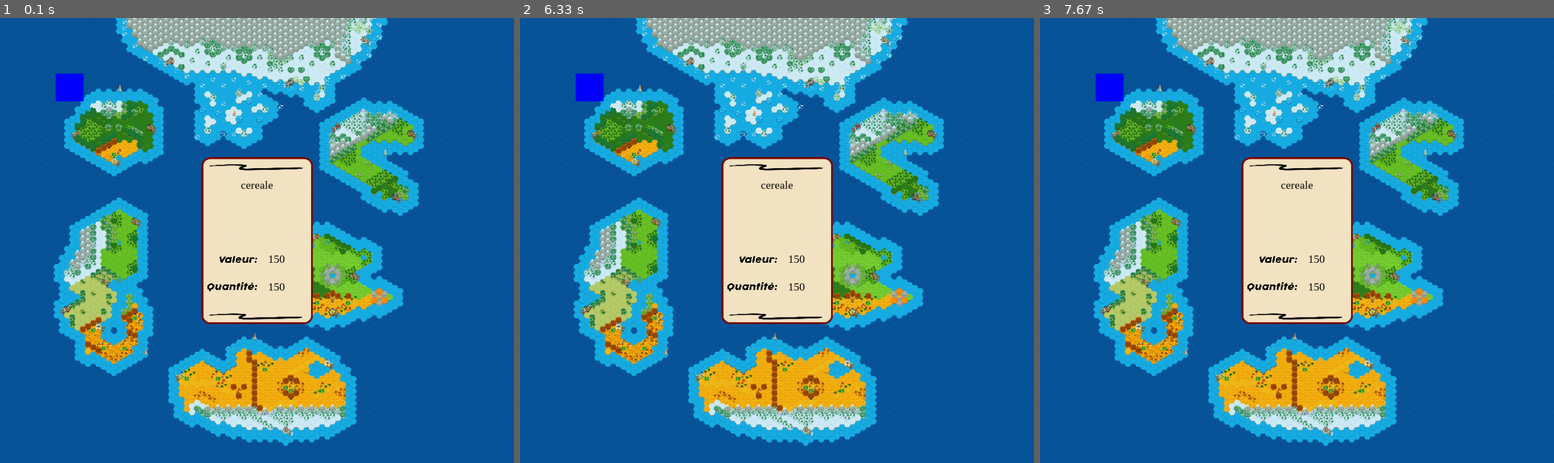
Above: before the commit, frames 1-3 (left to right).
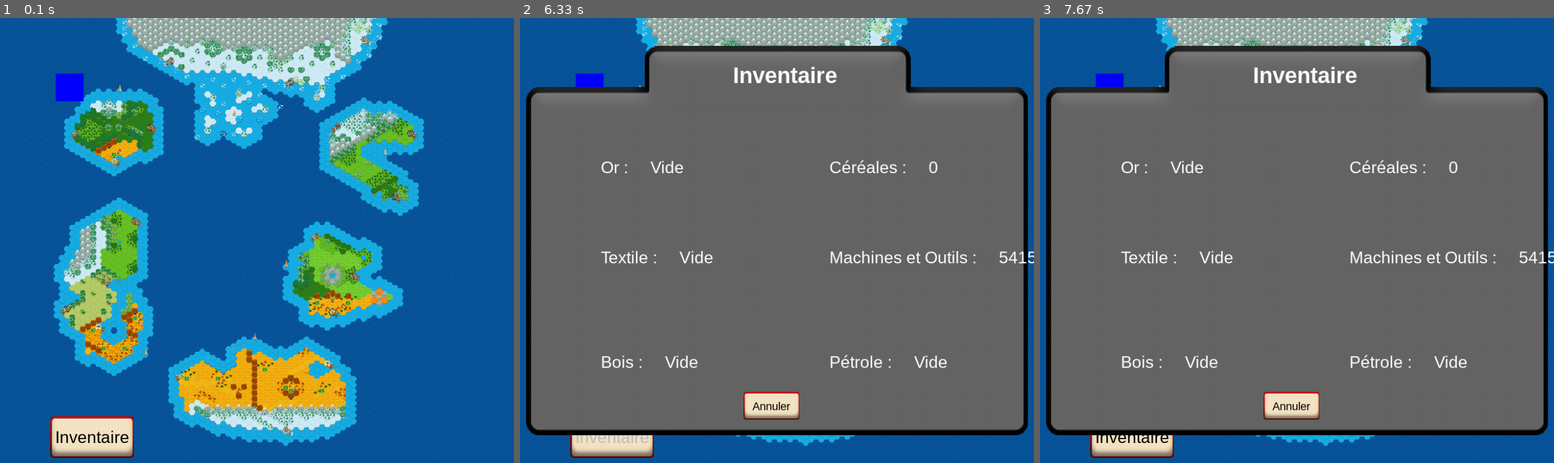
Above: after the commit, the same moments.

Repository: Edixoo/LongCours
Game: pygame game, started from map.py
The game is run twice, just before and just after one commit, with the same random seed, the same clock (stepped at 60 frames per second) and the same inputs.
Inputs (mouse positions are in pixels of both pictures, inside the frame that each line leads up to):
- Up to frame 1 (0.1 s): no input
- Up to frame 2 (6.33 s): click (777, 240) at 0.38 s; click (612, 436) at 6.22 s, where only the run after the commit has a clickable "Inventaire"
- Up to frame 3 (7.67 s): click (1147, 213) at 6.55 s

The runs differ from the first frame. In frame 1, 9.7% of the frame differs, in the area x 9-61%, y 31-99%; in frame 2, 82%, in the area x 1-100%, y 6-99%; in frame 3, 82%.

Commit message:
Ajout Inventaire Graphique + modifs du reste

Diff:
--- a/CartesGraphique.py
+++ b/CartesGraphique.py
@@ -12,10 +12,9 @@
         self.x_pos=posx
         self.y_pos=posy
         self.rect = self.fond.get_rect(center=(self.x_pos, self.y_pos))
-        self.marchandise=marchandise
-        self.text = main_font.render(self.marchandise.nom, True, "black")
+        self.text = main_font.render(marchandise.nom, True, "black")
         self.text_rect = self.text.get_rect(center=(self.x_pos, self.y_pos-100))
-        self.valeur=main_font.render(str(self.marchandise.prix_achat), True, "black")
+        self.valeur=main_font.render(str(marchandise.prix_achat), True, "black")
         self.valeurect=self.valeur.get_rect(center=(self.x_pos+ 35, self.y_pos+33))
         self.quantite=quantite
         self.textquantite=main_font.render(str(self.quantite),True,"black")
--- /dev/null
+++ b/InventaireGraphique.py
@@ -0,0 +1,57 @@
+import pygame
+import inventaire
+from buttons import Button, Cancel
+
+class InventaireGraphique:
+    def __init__(self, screen, inventaire: inventaire.inventaire) -> None:
+        self.screen=screen
+        self.bouton=Button([165, 753], [150, 75], "Inventaire", self.screen, 30)
+        self.inventaire=inventaire
+        self.isclickedinv=False
+        self.cancel=Cancel(451,697, self.screen)
+
+
+    def display(self):
+        self.bouton.display()
+
+    def update(self, position):
+        self.bouton.update(position, "grey")
+        self.cancel.update(position, "grey")
+
+    def checkforInput(self,position):
+        if self.bouton.checkForInput(position)==1:
+            self.isclickedinv=True
+        if self.isclickedinv==True and self.cancel.checkForInput(position):
+            self.isclickedinv=False
+
+    def afficher_inv(self):
+        fond= pygame.image.load("./images/Rectangle.png").convert_alpha()
+        fond=pygame.transform.scale(fond,[900,700])
+        fondrect=fond.get_rect(center=(self.screen.get_width()/2, self.screen.get_height()/2))
+        self.screen.blit(fond,fondrect)
+
+        self.font=pygame.font.SysFont("Arial", 30)
+        self.fonttitre=pygame.font.SysFont("Arial", 40, True)
+
+        self.titre=self.fonttitre.render("Inventaire", True, "white")
+        self.screen.blit(self.titre, [382, 80])
+
+        self.contenu=self.font.render("Or :     " + self.inventaire.getGold(), True, "white")
+        self.screen.blit(self.contenu, [145, 251])
+
+        self.contenu=self.font.render("Textile :     " + self.inventaire.getTextile(), True, "white")
+        self.screen.blit(self.contenu, [145, 413])
+
+        self.contenu=self.font.render("Bois :     " + self.inventaire.getBois(), True, "white")
+        self.screen.blit(self.contenu, [145, 601])
+
+        self.contenu=self.font.render("Céréales :     " + self.inventaire.getCereale(), True, "white")
+        self.screen.blit(self.contenu, [555, 251])
+
+        self.contenu=self.font.render("Machines et Outils :     " + self.inventaire.getMachineOutils(), True, "white")
+        self.screen.blit(self.contenu, [555, 413])
+
+        self.contenu=self.font.render("Pétrole :     " + self.inventaire.getPetrole(), True, "white")
+        self.screen.blit(self.contenu, [555, 601])
+
+        self.cancel.display()
--- a/buttons.py
+++ b/buttons.py
@@ -13,7 +13,7 @@
 		self.rect = self.image.get_rect(center=(self.x_pos, self.y_pos))
 		self.text_input = text_input
 		self.font = pygame.font.SysFont("Arial", text_taille)
-		self.text = self.font.render(self.text_input, True, "white")
+		self.text = self.font.render(self.text_input, True, "black")
 		self.text_rect = self.text.get_rect(center=(self.x_pos, self.y_pos))
 		self.ecran = screen
 
@@ -23,7 +23,15 @@
 
 	def checkForInput(self, position):
 		if position[0] in range(self.rect.left, self.rect.right) and position[1] in range(self.rect.top, self.rect.bottom):
-			print("Button Press!")
+			return 1
+		return 0
+
+
+	def update(self, position, color):
+		if position[0] in range(self.rect.left, self.rect.right) and position[1] in range(self.rect.top, self.rect.bottom):
+			self.text = self.font.render(self.text_input, True, color)
+		else:
+			self.text = self.font.render(self.text_input, True, "black")
 
 class Acheter(Button):
 	def __init__(self, position, screen) -> None:
--- /dev/null
+++ b/cimetiereGraphique.py
@@ -0,0 +1,16 @@
+import pygame
+import cimetiere
+from InventaireGraphique import InventaireGraphique
+
+class CimetiereGraphique:
+
+    def __init__(self, position, cimetiere: cimetiere.cimetiere, screen) -> None:
+        self.screen= screen
+        self.cimetiere=cimetiere
+        self.rect=self.port=pygame.Rect(position[0],position[1],50,50)
+        self.cimeclicked=False
+        self.inventaire= InventaireGraphique(self.screen, self.cimetiere.inventaire[0])
+
+    def checkForInput(self, position):
+        if position[0] in range(self.rect.left, self.rect.right) and position[1] in range(self.rect.top, self.rect.bottom):
+            self.cimeclicked=True
--- a/inventaire.py
+++ b/inventaire.py
@@ -50,43 +50,87 @@
         self.petrole.clear()
         self.textile.clear()
 
+
+    def getGold(self):
+        resultat=0
+        if len(self.gold)==0:
+            return "Vide"
+        for i in self.gold:
+            resultat+=i.qttachete
+        return str(resultat)
+
+    def getTextile(self):
+        resultat=0
+        if len(self.textile)==0:
+            return "Vide"
+        for i in self.textile:
+            resultat+=i.qttachat
+        return str(resultat)
+
+    def getBois(self):
+        resultat=0
+        if len(self.bois)==0:
+            return "Vide"
+        for i in self.bois:
+            resultat+=i.qttachat
+        return str(resultat)
+
+    def getPetrole(self):
+        resultat=0
+        if len(self.gold)==0:
+            return "Vide"
+        for i in self.petrole:
+            resultat+=i.qttachete
+        return str(resultat)
+
+    def getCereale(self):
+        resultat=0
+        for i in self.cereale:
+            resultat+=i.qttachete
+        return str(resultat)
+
+    def getMachineOutils(self):
+        resultat=0
+        for i in self.machine_outils:
+            resultat+=i.qttachete
+        return str(resultat)
+
     def __str__(self) -> str:
-        print("Contenu de l'inventaire:")
         resultat=""
         if len(self.gold)==0:
             resultat+="- Or: Vide \n"
         else:
             resultat+="- Or: \n"
             for i in self.gold:
-                resultat+="     - "+i
+                resultat+="     - "+ str(i)
 
         if(len(self.textile)==0):
             resultat+="- Textile: Vide\n"
         else:
             resultat+="- Textile: \n"
             for i in self.textile:
-                resultat+="     - "+i
+                resultat+="     - "+ str(i)
 
         if(len(self.cereale)==0):
             resultat+="- Cereale: Vide\n"
         else:
             resultat+="- Cereale: \n"
             for i in self.cereale:
-                resultat+="     - "+i
+                resultat+="     - "+ str(i)
 
         if(len(self.bois)==0):
             resultat+="- Bois: Vide\n"
         else:
             resultat+="- Bois: \n"
             for i in self.bois:
-                resultat+="     - "+i
+                resultat+="     - "+ str(i)
 
         if(len(self.machine_outils)==0):
             resultat+="- Machine_outils : Vide\n"
         else:
             resultat+="- Machine_outils \n"
             for i in self.machine_outils:
-                resultat+="     - "+i
+                resultat+="     - "+ str(i)
 
 
         return resultat
--- a/map.py
+++ b/map.py
@@ -1,7 +1,8 @@
 import pygame
 import port
 import portgraphique
-import CartesGraphique
+import InventaireGraphique
+import inventaire
 import marchandises
 
 class Map:
@@ -15,30 +16,47 @@
         porte=port.port(1,"cereale","Le Cap")
         self.lecap=portgraphique.Portgraphique(porte,100,100, self.screen)
 
-        self.carte=CartesGraphique.Cartes(marchandises.cereale(150), 150, self.screen.get_width()/2, self.screen.get_height()/2, self.screen)
+        inv=inventaire.inventaire()
+        march=marchandises.gold(1550)
+        marchan=marchandises.machine_outils(5415)
+        inv.ajouter(marchan)
+        self.inventaire=InventaireGraphique.InventaireGraphique(self.screen, inv)
 
     def handling_events(self):
         for event in pygame.event.get():
             if event.type == pygame.QUIT:
                 self.running= False
             if event.type == pygame.MOUSEBUTTONDOWN:
+                print(pygame.mouse.get_pos())
                 self.lecap.checkforInput(pygame.mouse.get_pos())
+                self.inventaire.checkforInput(pygame.mouse.get_pos())
 
     def update(self):
         self.lecap.update(pygame.mouse.get_pos())
+        self.inventaire.update(pygame.mouse.get_pos())
 
     def display(self):
         image=pygame.image.load("./MapSAE/Test.png").convert()
         button_surface = pygame.transform.scale(image, (922, 800))
         self.screen.blit(button_surface,(0,0))
         self.lecap.display()
-        self.carte.display()
-        if self.lecap.ishovered:
+        self.inventaire.display()
+
+        if self.lecap.isclicked:
             self.lecap.afficher_interface()
         else:
             self.screen.blit(button_surface,(0,0))
             self.lecap.display()
-            self.carte.display()
+            self.inventaire.display()
+
+
+        if self.inventaire.isclickedinv:
+            self.inventaire.afficher_inv()
+        else:
+            self.screen.blit(button_surface,(0,0))
+            self.lecap.display()
+            self.inventaire.display()
+
         pygame.display.flip()
 
     def run(self):
--- a/portgraphique.py
+++ b/portgraphique.py
@@ -1,24 +1,22 @@
 import pygame
-import port
-from buttons import Button
 from buttons import Cancel
 
-pygame.init()
 main_font = pygame.font.SysFont("cambria", 20)
 
 class Portgraphique:
     def __init__(self, port, posx, posy, screen) -> None:
         self.screen: pygame.Surface =screen
-        self.marchandisenom=main_font.render(port.marchandise.nom, True, "white")
-        self.rectnom=self.marchandisenom.get_rect(center=(self.screen.get_width()/2, (self.screen.get_height()/2-20)))
-        self.marchandiseprix= main_font.render(str(port.marchandise.prix_achat), True, "white")
-        self.rectprix= self.marchandiseprix.get_rect(center=(self.screen.get_width()/2, (self.screen.get_height()/2-100)))
+        self.marchandisenom=main_font.render("Nom: " +port.marchandise.nom, True, "white")
+        self.rectmarchnom=self.marchandisenom.get_rect(center=(self.screen.get_width()/2, (self.screen.get_height()/2-75)))
+        self.marchandiseprix= main_font.render("prix: " +str(port.marchandise.prix_achat), True, "white")
+        self.rectprix= self.marchandiseprix.get_rect(center=(self.screen.get_width()/2, (self.screen.get_height()/2-20)))
         self.nom=main_font.render(port.nom, True, "white")
+        self.rectnom=self.nom.get_rect(center=(self.screen.get_width()/2, (self.screen.get_height()/2-150)))
         self.couleur=port.couleur
         self.cancel=Cancel(self.screen.get_width()/2-75, self.screen.get_height()/2+125,self.screen)
 
         self.port=pygame.Rect(posx,posy,50,50)
-        self.ishovered=False
+        self.isclicked=False
         self.x_pos=posx
         self.y_pos=posy
 
@@ -27,9 +25,9 @@
 
     def checkforInput(self,position):
         if position[0] in range(self.port.left, self.port.right) and position[1] in range(self.port.top, self.port.bottom):
-            self.ishovered=True
-        if self.cancel.checkForInput(position)==1 and self.ishovered==True:
-            self.ishovered=False
+            self.isclicked=True
+        if self.cancel.checkForInput(position)==1 and self.isclicked==True:
+            self.isclicked=False
 
     def update(self, position):
         self.cancel.update(position, "red")
@@ -39,6 +37,7 @@
             rect=rectangle.get_rect(center=(self.screen.get_width()/2, self.screen.get_height()/2))
             self.screen.blit(rectangle,rect)
 
-            self.screen.blit(self.marchandisenom, self.rectnom)
+            self.screen.blit(self.marchandisenom, self.rectmarchnom)
             self.screen.blit(self.marchandiseprix, self.rectprix)
+            self.screen.blit(self.nom, self.rectnom)
             self.cancel.display()
